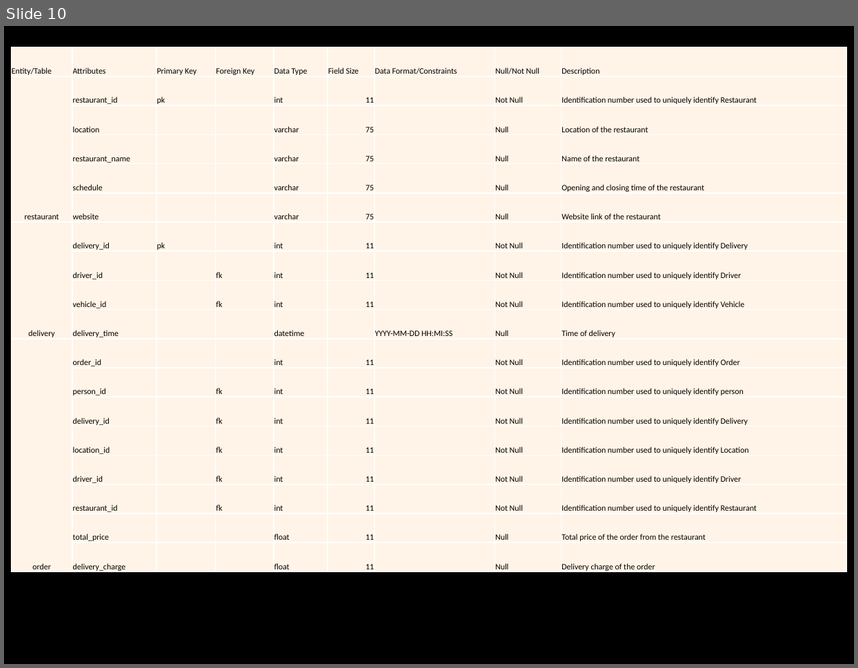
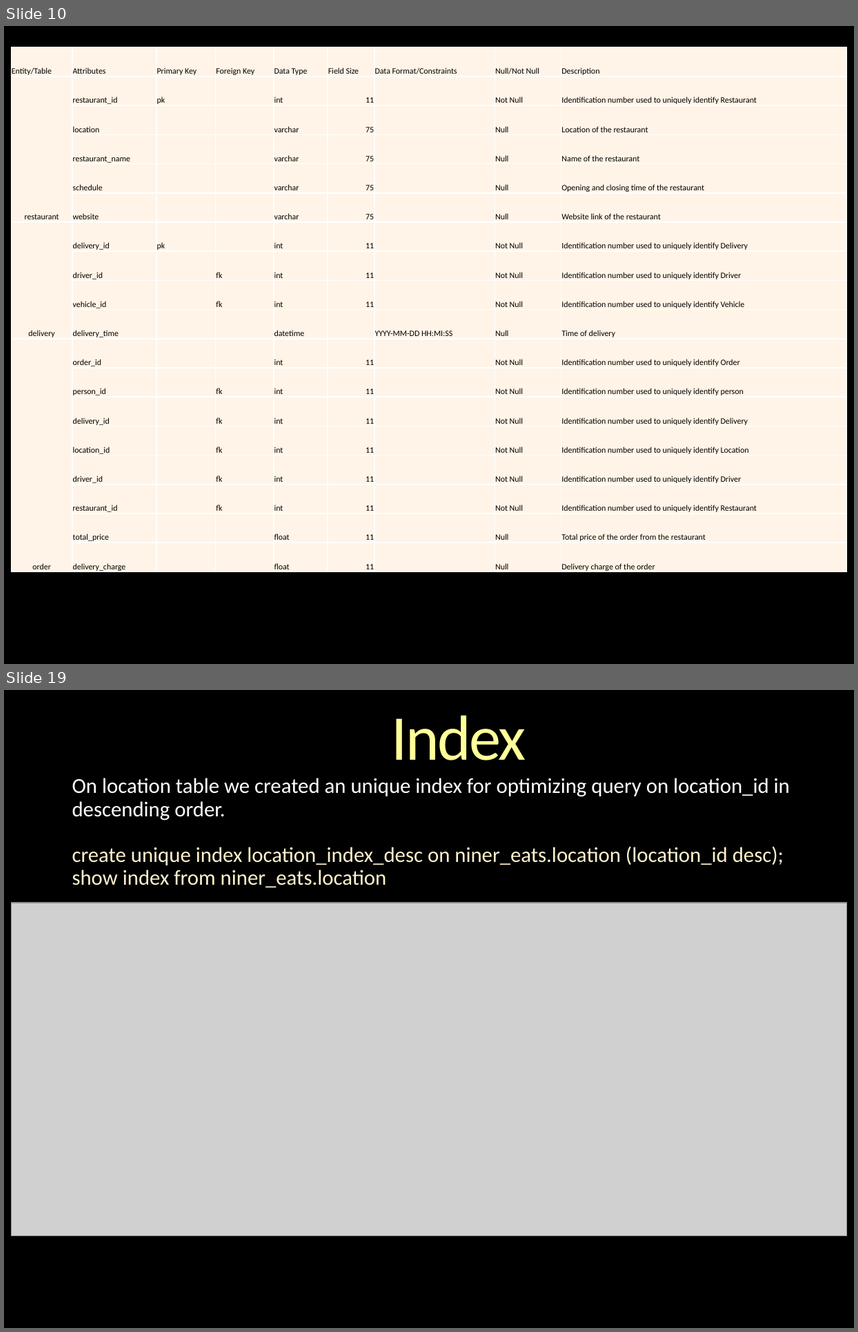
Before and after one commit to dhananjay-arora/Database-System, a slide deck: Group7.pptx. Shown one above the other, each under a label of ours: slide 10 before the commit, slides 10 and 19 after it; the slides between them are not shown. The pictures are 858x668 and 858x1332 pixels, drawn with LibreOffice and Linux fonts; fonts in the diff are those of the drawing; grey boxes stand for pictures; background and template pictures are left out. Boxes give left, top, right and bottom in pixels: in the first picture for what was removed or moved away, otherwise in the second. Text is boxed around its words. In the diff, an @@ line names an element or a change of style, - is before the commit and + after.

Commit message:
SQL Dump with views, triggers, index and procedure

```diff
--- a/Group7.pptx
+++ b/Group7.pptx
@@ slide 19 added at box(4, 690, 854, 1328), background picture (left out) @@
@@ title added at box(392, 716, 526, 760), 54 pt, text gradient #FFFFB9 to #FFFF99 to #F6AE1E @@
+Index
@@ subtitle added at box(72, 778, 790, 887), 18 pt, text #FFF2CC @@
+On location table we created an unique index for optimizing query on location_id in descending order.
+create unique index location_index_desc on niner_eats.location (location_id desc);
+show index from niner_eats.location
@@ picture added at box(11, 903, 846, 1236) @@
```
Also in this commit, not shown: 1 slide changed, 9 other slides added, 1 other file.
